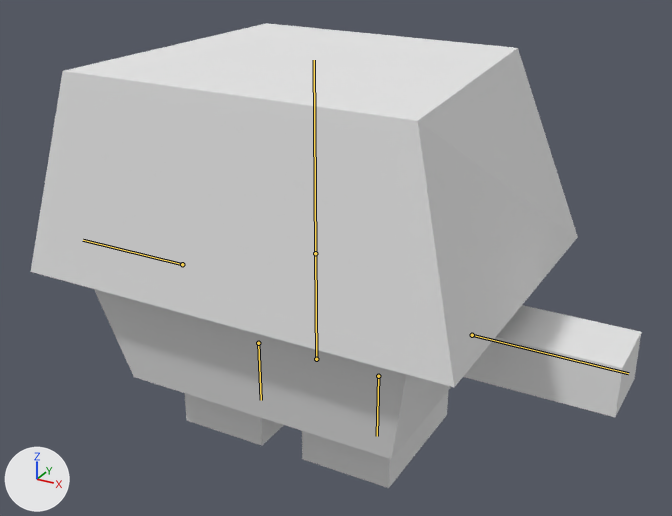
The Blender file Assets/Meshes/migeon.blend as it was, and as the next commit left it.
One viewpoint serves both versions: a 50 mm camera at (1.78, -3.06, 1.88) aimed at (0.08, 0.04, 0.33). The axes (+X, +Y, +Z) are drawn at lower left. The lights are the same throughout. Both versions are drawn at frame 0 of the action 'Stop'; the numbers are the values there. The bones that bend it are drawn over the model as lines.

The first picture shows 'Migeon'.
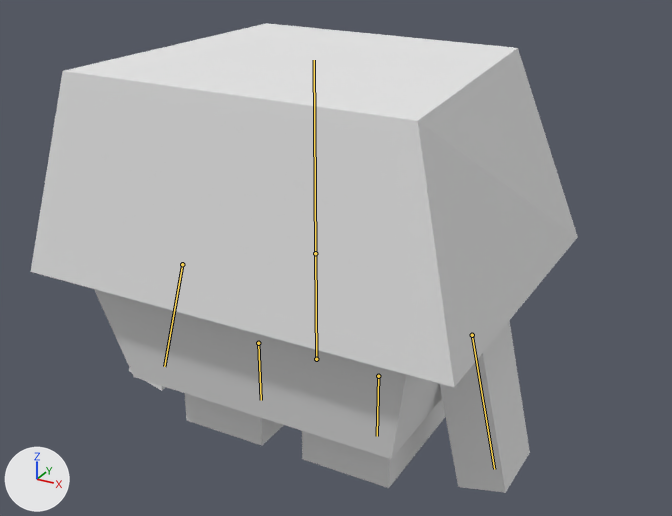
Commit message: Migeon animations !

Where the change shows, as pixel boxes [x1, y1, x2, y2] in the pictures (672 x 516 px):
```json
{"object": "Migeon", "change": "posed", "before": [31, 23, 641, 488], "after": [31, 23, 578, 493], "on screen": "10% narrower"}
{"bone": "LeftArm", "before": "(182, 264) to (83, 240)", "after": "(182, 264) to (164, 366)"}
{"bone": "RightArm", "before": "(472, 335) to (628, 373)", "after": "(472, 335) to (494, 469)"}
```

Edits to the scene script, one JSON object a line:
```json
{"block": "bone_leftarm", "where": "bone_leftarm = bpy.data.objects['Armature'].pose.bones['LeftArm']  # child of 'Chest'"}
{"op": "set", "path": "bone_leftarm.rotation_quaternion", "old": "(1.0, 0.0, 0.0, 0.0)", "new": "(0.794, -0.608, 0.0, 0.0)", "note": "degrees (0, 0, 0) -> degrees (-75, 0, 0)"}
{"block": "bone_rightarm", "where": "bone_rightarm = bpy.data.objects['Armature'].pose.bones['RightArm']  # child of 'Chest'"}
{"op": "set", "path": "bone_rightarm.rotation_quaternion", "old": "(1.0, 0.0, 0.0, 0.0)", "new": "(0.782, -0.623, 0.0, 0.0)", "note": "degrees (0, 0, 0) -> degrees (-77, 0, 0)"}
```
